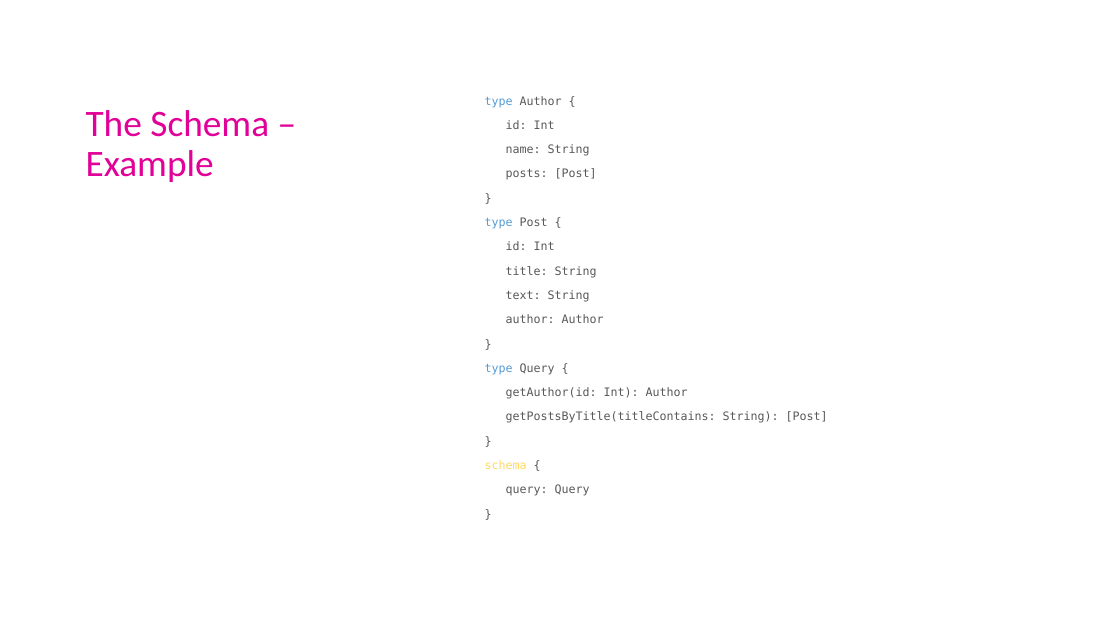
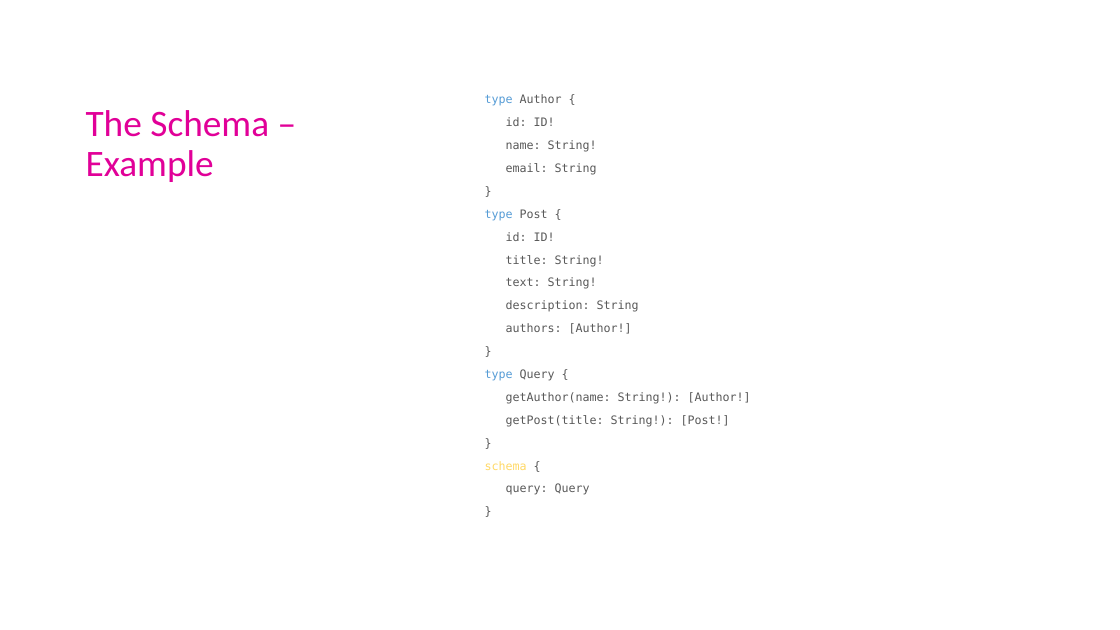
Before and after one commit to ArneSchulze/GraphQL, a slide deck: slide 8 of slides.pptx. Drawn at 1120x630 pixels with LibreOffice and Linux fonts; fonts in the diff are those of the drawing. Boxes give left, top, right and bottom in pixels: in the first picture for what was removed or moved away, otherwise in the second. Text is boxed around its words. In the diff, an @@ line names an element or a change of style, - is before the commit and + after.

```diff
--- a/slides.pptx
+++ b/slides.pptx
@@ text at <box>485,94,590,495</box>: line spacing 0.9 to 0.8 @@
@@ text at <box>506,117,597,175</box>: text changed @@
-id: Int
-name: String
-posts: [Post]
+id: ID!
+name: String!
+email: String
@@ text at <box>506,232,639,334</box>: text changed @@
-id: Int
-title: String
-text: String
-author: Author
+id: ID!
+title: String!
+text: String!
+description: String
+authors: [Author!]
@@ text at <box>506,392,751,427</box>: text changed @@
-getAuthor(id: Int): Author
-getPostsByTitle(titleContains: String): [Post]
+getAuthor(name: String!): [Author!]
+getPost(title: String!): [Post!]
```
Also in this commit, not shown: 3 other slides changed, 1 other file.
